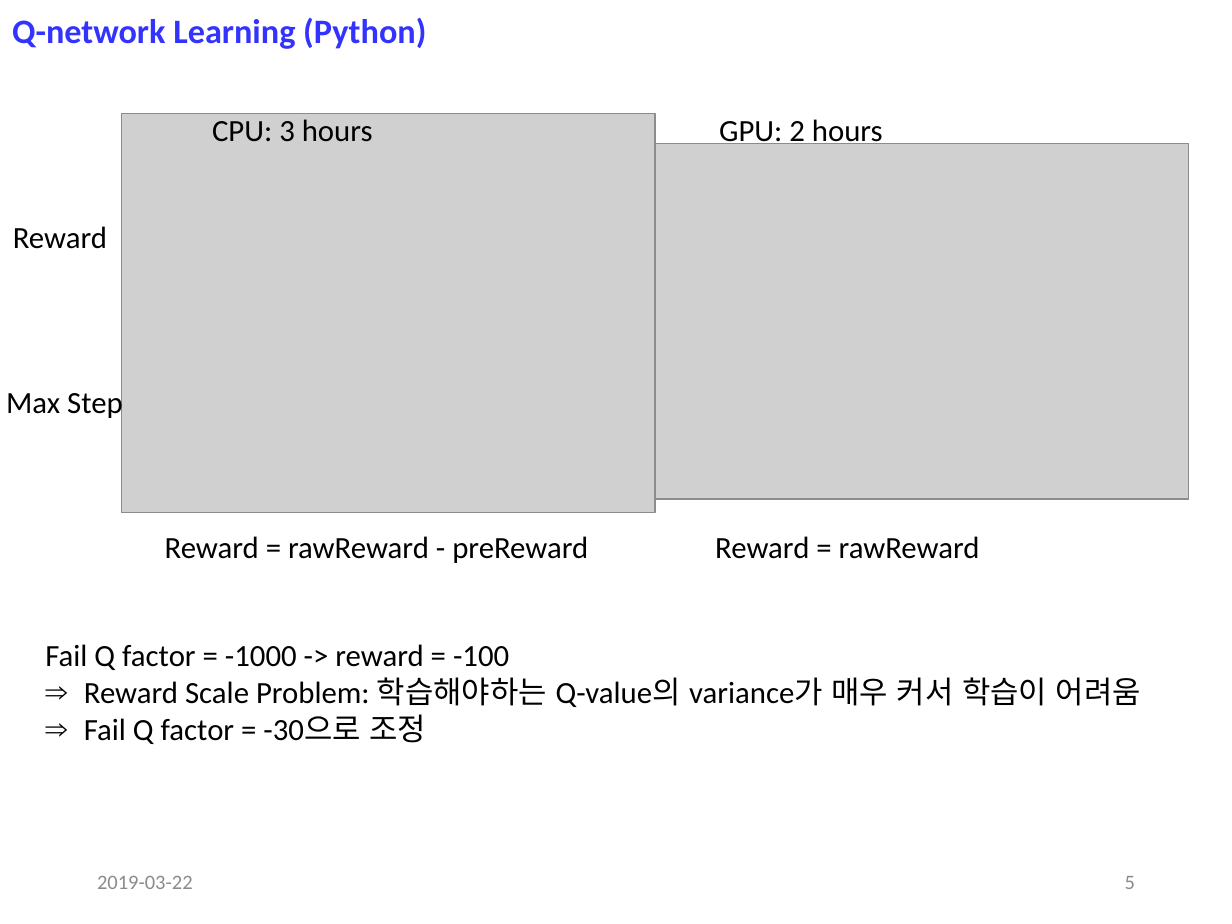
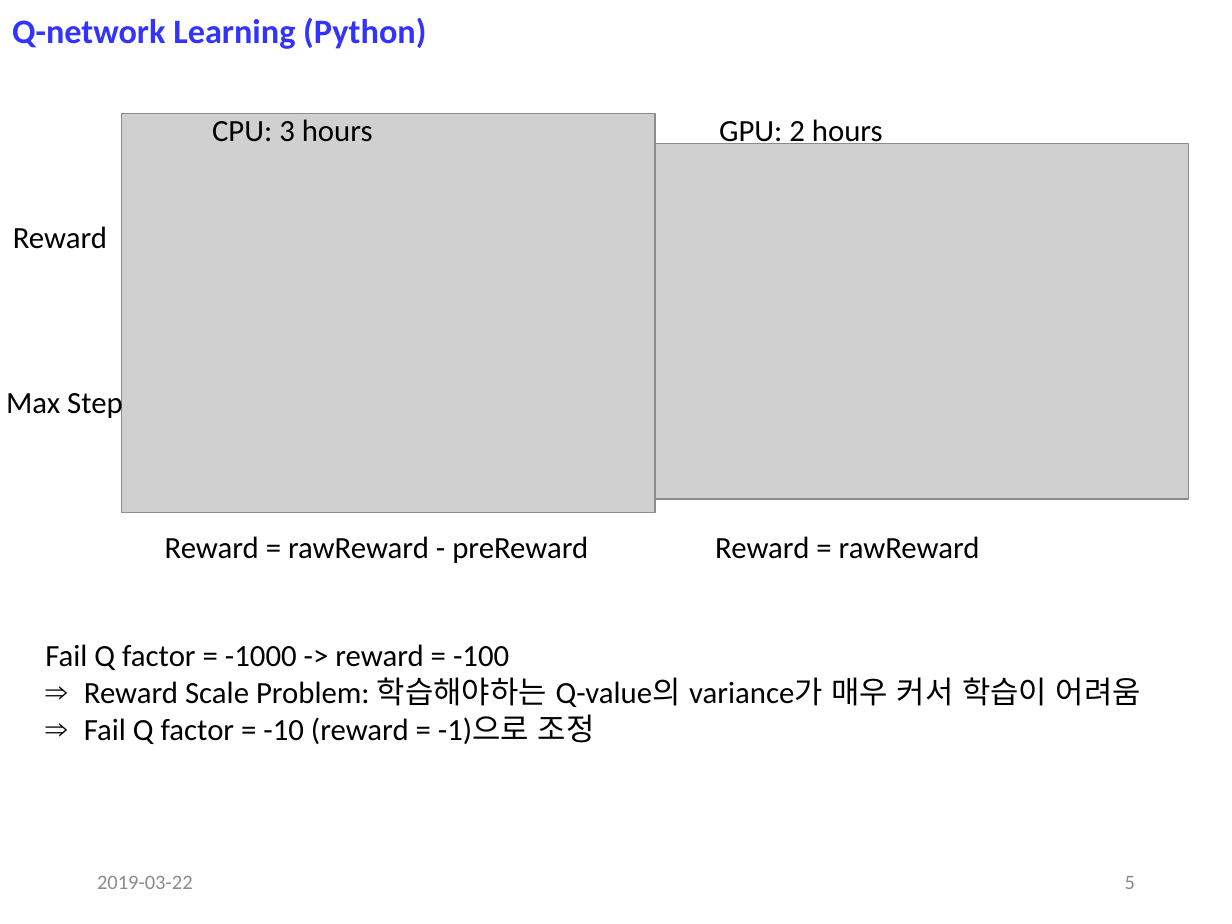
Before and after one commit to jglee96/NBTP_Lab, a slide deck: slide 5 of 랩미팅/201903/190322 DQN (Jong).pptx. Drawn at 1232x924 pixels with LibreOffice and Linux fonts; fonts in the diff are those of the drawing; grey boxes stand for pictures. Boxes give left, top, right and bottom in pixels: in the first picture for what was removed or moved away, otherwise in the second. Text is boxed around its words. In the diff, an @@ line names an element or a change of style, - is before the commit and + after.

```diff
--- a/랩미팅/201903/190322 DQN (Jong).pptx
+++ b/랩미팅/201903/190322 DQN (Jong).pptx
@@ text at (84,714,595,744): text changed @@
-⇒ Fail Q factor = -30으로 조정
+⇒ Fail Q factor = -10 (reward = -1)으로 조정
```
Also in this commit, not shown: 1 slide added, 4 other files.
